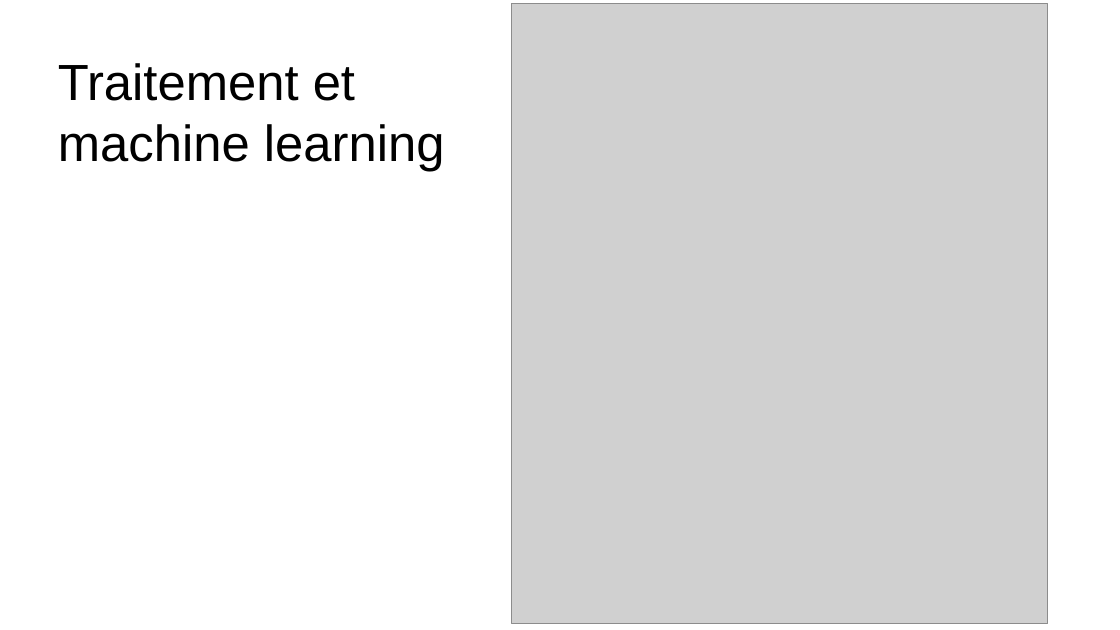
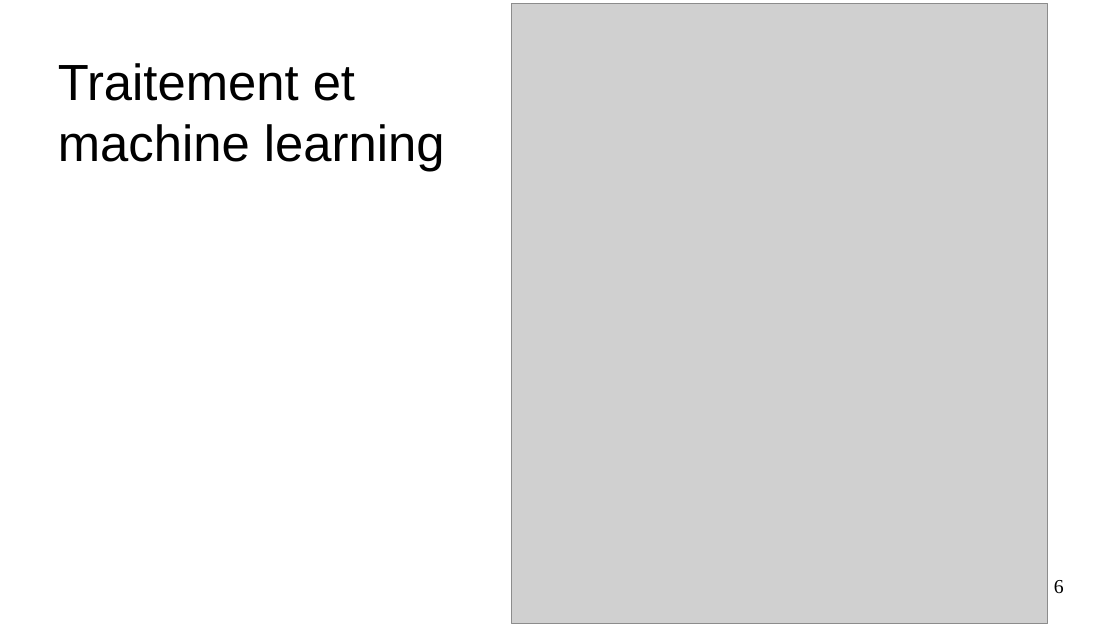
Before and after one commit to Koorg1996/filrouge, a slide deck: slide 6 of pieces_a_rendre/diapos.odp. Drawn at 1120x630 pixels with LibreOffice and Linux fonts; fonts in the diff are those of the drawing; grey boxes stand for pictures. Boxes give left, top, right and bottom in pixels: in the first picture for what was removed or moved away, otherwise in the second. Text is boxed around its words. In the diff, an @@ line names an element or a change of style, - is before the commit and + after.

```diff
--- a/pieces_a_rendre/diapos.odp
+++ b/pieces_a_rendre/diapos.odp
@@ page number added at <box>1054,580,1064,594</box>, 14 pt, text #000000 @@
+6
```
Also in this commit, not shown: 6 other slides changed, 1 slide added, 1 slide removed, 1 other file.
